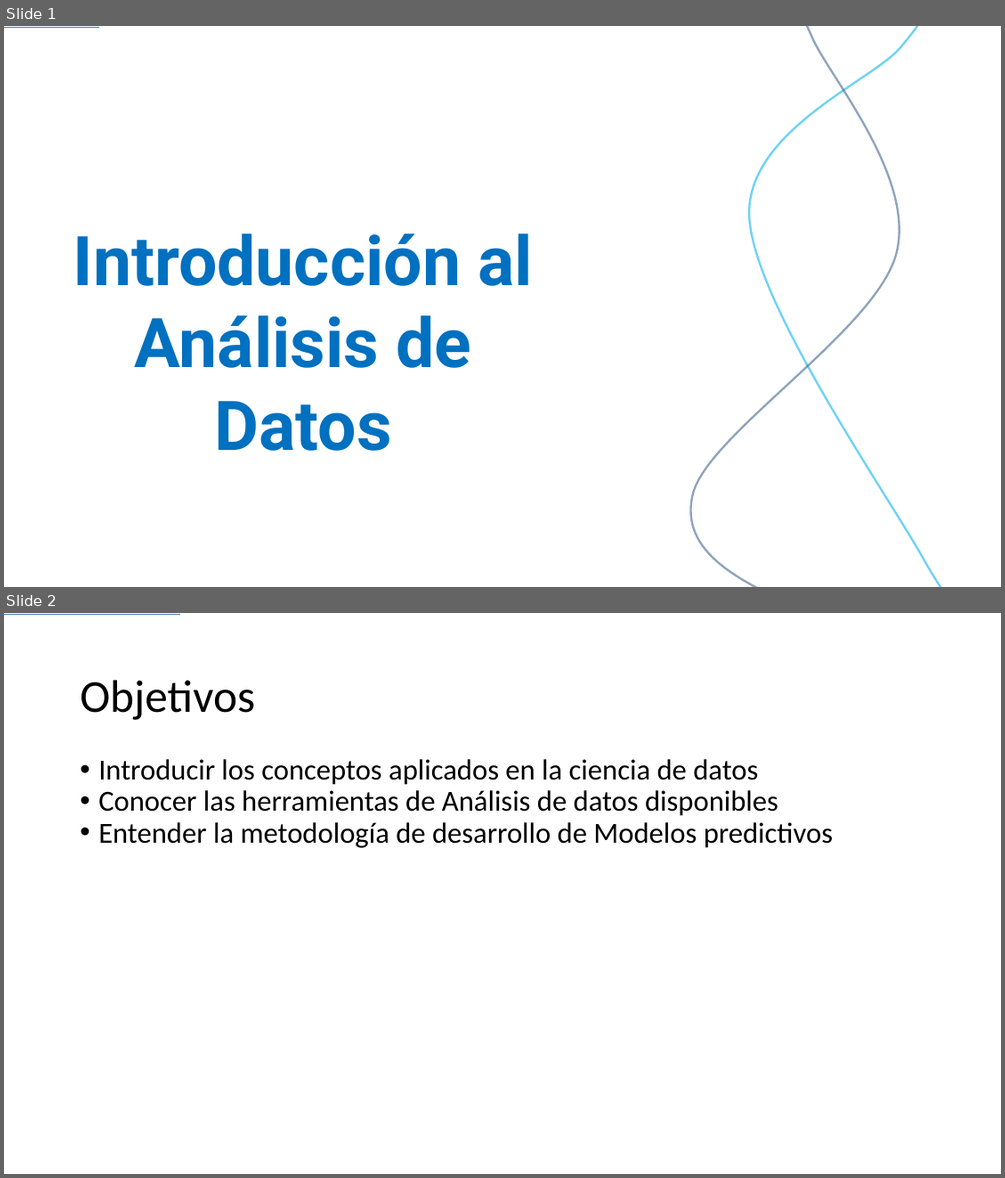
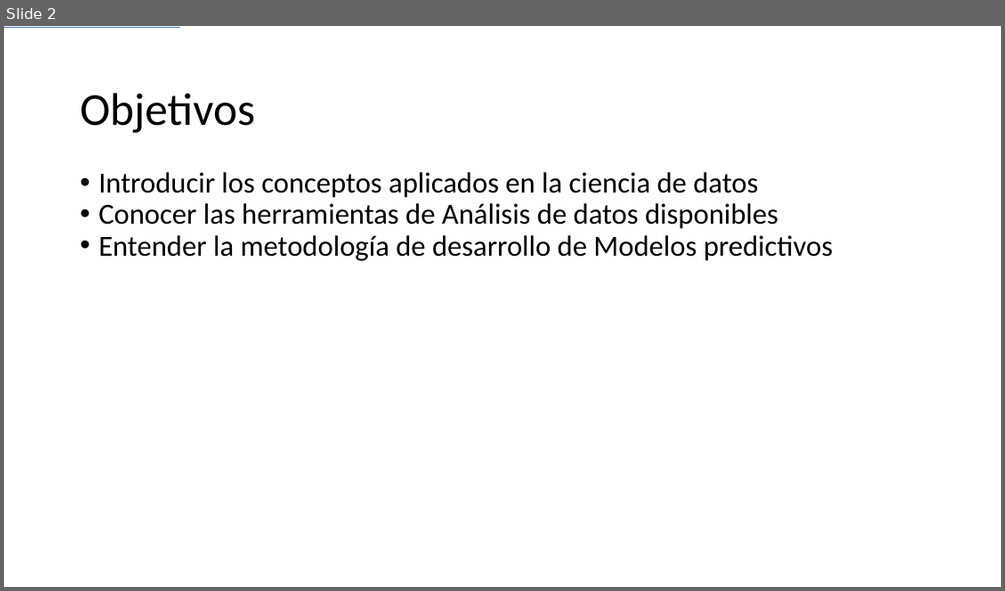
Before and after one commit to G94/CodeHunters_IntroduccionDS_01, a slide deck: Introducción al Análisis de Datos - 01.pptx. Shown one above the other, each under a label of ours: slides 1 and 2 before the commit, slide 2 after it. The pictures are 1005x1178 and 1005x591 pixels, drawn with LibreOffice and Linux fonts; fonts in the diff are those of the drawing. Boxes give left, top, right and bottom in pixels: in the first picture for what was removed or moved away, otherwise in the second. Text is boxed around its words. In the diff, an @@ line names an element or a change of style, - is before the commit and + after.

```diff
--- a/Introducción al Análisis de Datos - 01.pptx
+++ b/Introducción al Análisis de Datos - 01.pptx
@@ slide 1 removed at [4, 26, 1001, 587], background #FFFFFF @@
@@ line removed from (4, 28) to (99, 28) @@
@@ freeform shape removed at [690, 26, 899, 587] @@
@@ freeform shape removed at [750, 26, 974, 587] @@
@@ text removed at [73, 233, 533, 451] @@
-Introducción al
-Análisis de Datos
```
Also in this commit, not shown: 6 slides changed, 3 slides added, 7 other files.
